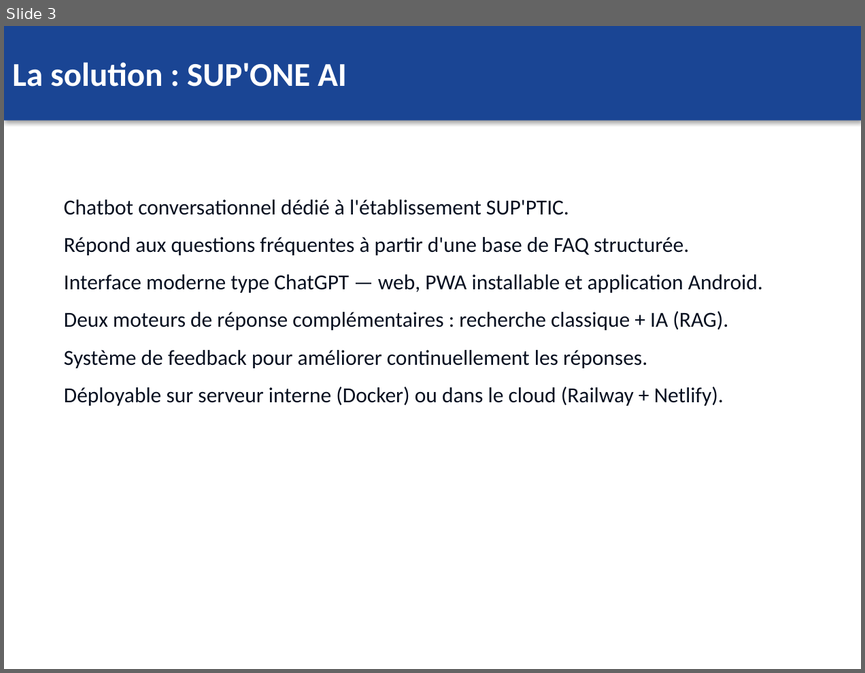
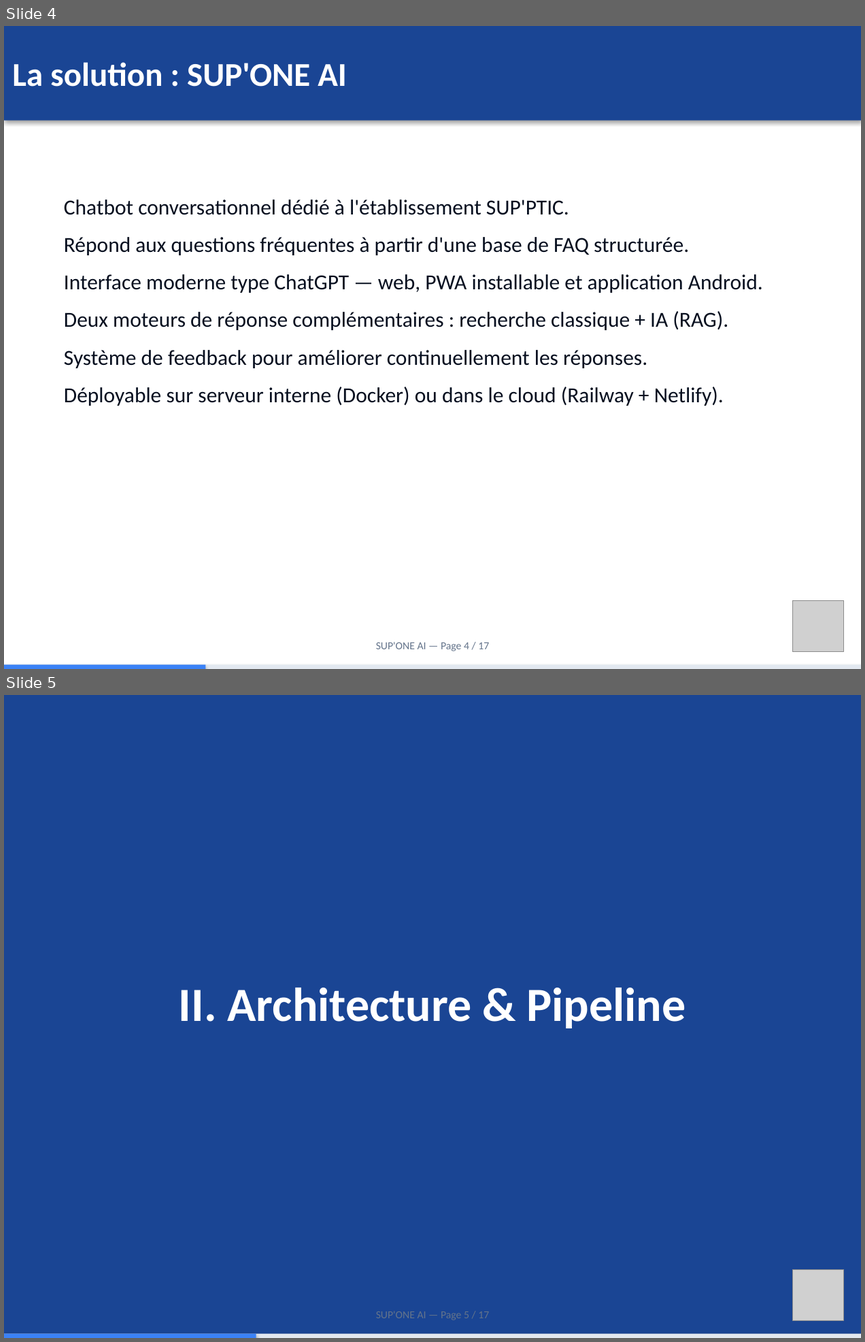
Before and after one commit to nkoumougrinnel/ChatBot, a slide deck: docs/SUPONE_AI_Club_Informatique_SUPPTIC.pptx. Shown one above the other, each under a label of ours: slide 3 before the commit, slides 4 and 5 after it. The pictures are 865x673 and 865x1342 pixels, drawn with LibreOffice and Linux fonts; fonts in the diff are those of the drawing; grey boxes stand for pictures. Boxes give left, top, right and bottom in pixels: in the first picture for what was removed or moved away, otherwise in the second. Text is boxed around its words. In the diff, an @@ line names an element or a change of style, - is before the commit and + after.

```diff
--- a/docs/SUPONE_AI_Club_Informatique_SUPPTIC.pptx
+++ b/docs/SUPONE_AI_Club_Informatique_SUPPTIC.pptx
@@ slide 5 added at (4,695,861,1338), background #1A4594 @@
@@ text added at (179,987,685,1028), 40 pt, text #FFFFFF, bold @@
+II. Architecture & Pipeline
@@ picture added at (792,1269,844,1321) @@
@@ text added at (376,1311,489,1320), 9 pt, text #64748B @@
+SUP'ONE AI — Page 5 / 17
@@ rectangle added at (4,1334,861,1338), fill #E2E8F0 @@
@@ rectangle added at (4,1334,256,1338), fill #3B82F6 @@
@@ what was slide 3 is now slide 4 @@
@@ slide 4 changed as well @@
@@ picture added at (792,600,844,652) @@
@@ text added at (376,641,489,651), 9 pt, text #64748B @@
+SUP'ONE AI — Page 4 / 17
@@ rectangle added at (4,665,861,669), fill #E2E8F0 @@
@@ rectangle added at (4,665,205,669), fill #3B82F6 @@
```
Also in this commit, not shown: 11 other slides changed, 4 other slides added, 2 other files.
